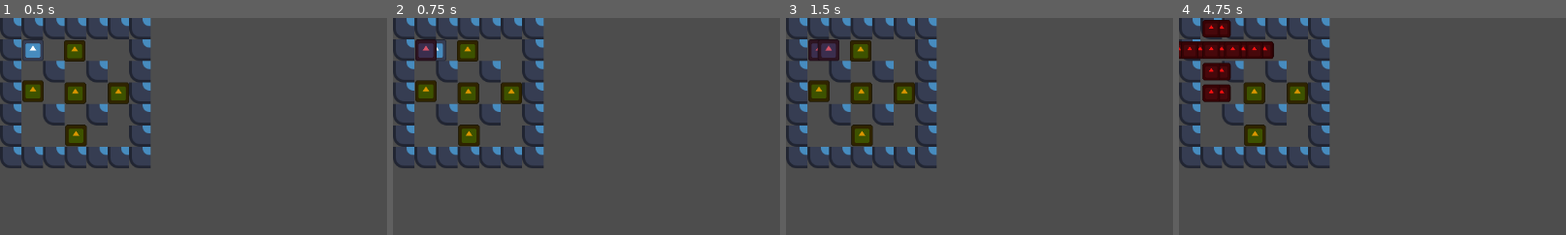
Above: before the commit, frames 1-4 (left to right).
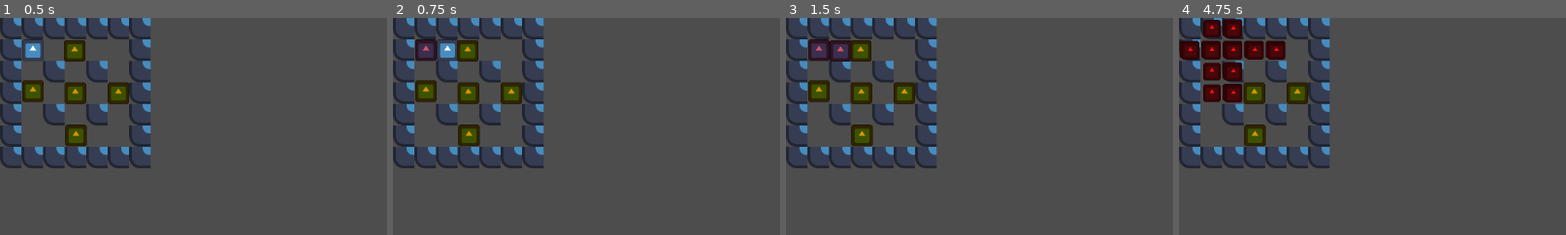
Above: after the commit, the same moments.

Repository: Overkane/bomberman
Game: Godot game, scene res://scenes/levels/level1_1/level1_1.tscn
Same seed, same stepped clock (60 frames per second), same inputs: the game is played once before the commit and once after it. The engine's default icon, where the game draws it, is replaced by a stand-in: a white triangle on a blue panel in a dark square.
Inputs:
- Up to frame 1 (0.5 s): no input
- Up to frame 2 (0.75 s): tap Enter at 0.5 s; hold D (move_right) from 0.53 s (still down); hold J (place_bomb) from 0.53 s (still down)
- Up to frame 3 (1.5 s): tap Space at 1.25 s; release D (move_right) at 1.28 s; release J (place_bomb) at 1.28 s; hold S (move_down) from 1.28 s (still down); tap J (place_bomb) at 1.35 s
- Up to frame 4 (4.75 s): tap Enter at 2, 3.5 s; release S (move_down) at 2.03 s; hold D (move_right) 2.03-2.78 s; hold J (place_bomb) 2.03-2.78 s; tap Space at 2.75, 4.25 s; hold W (move_up) 2.78-3.53 s; tap J (place_bomb) at 2.85, 4.35 s; hold J (place_bomb) 3.53-4.28 s; hold A (move_left) from 3.53 s (still down)
The pictures show only the part of the screen within x 0-50%, y 0-50%; the shares and areas given below are measured in that part.

Frame 1 is identical in both runs. In frame 2, 0.3% of the frame differs, in the area x 11-17%, y 9-20%; in frame 3, 0.6%; in frame 4, 2.1%, in the area x 0-28%, y 0-39%.

Commit message:
Improve player collision size to prevent stuck situations

Diff:
--- a/scenes/player/player.tscn
+++ b/scenes/player/player.tscn
@@ -4,8 +4,7 @@
 [ext_resource type="Texture2D" uid="uid://djsb6x80t66ij" path="res://icon.svg" id="2_qhqgy"]
 
 [sub_resource type="CapsuleShape2D" id="CapsuleShape2D_dqkch"]
-radius = 16.0
-height = 32.0
+radius = 14.0
 
 [node name="Player" type="CharacterBody2D"]
 collision_layer = 6
